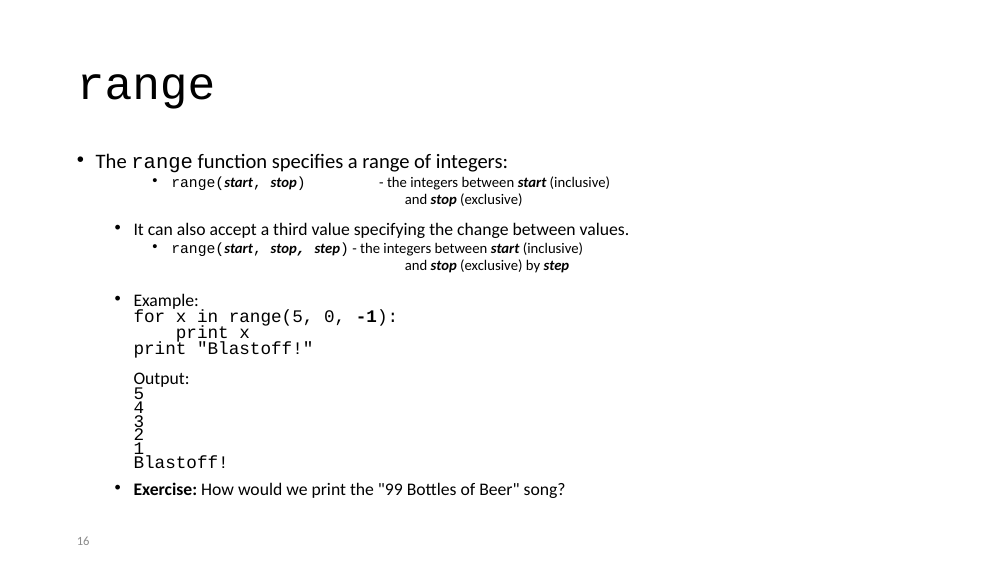
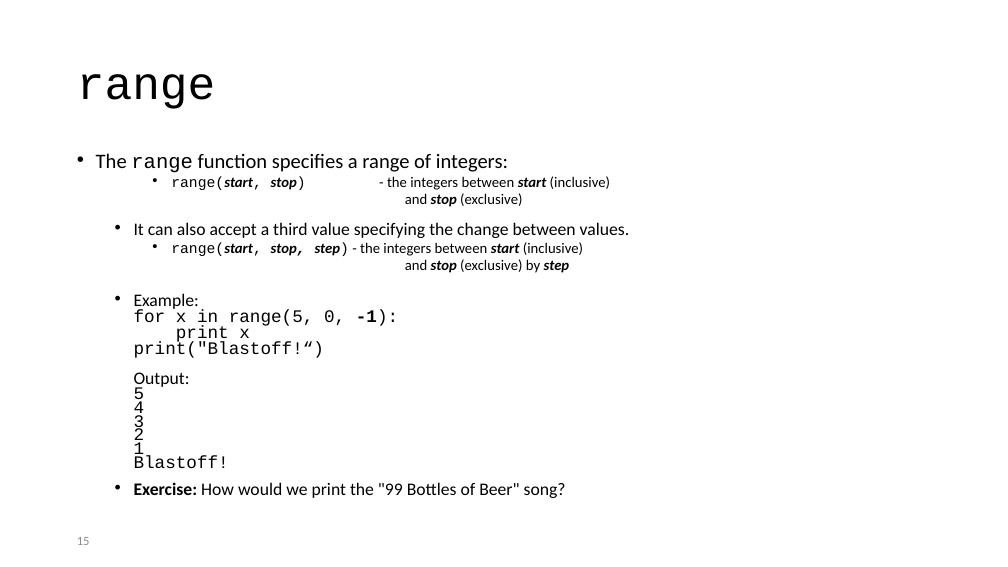
Before and after one commit to MarsUniversity/ece387-robotics, a slide deck: slide 15 of lessons/block_1_basics/lsn4-python.pptx (slide 16 before the commit). Drawn at 1008x567 pixels with LibreOffice and Linux fonts; fonts in the diff are those of the drawing. Boxes give left, top, right and bottom in pixels: in the first picture for what was removed or moved away, otherwise in the second. Text is boxed around its words. In the diff, an @@ line names an element or a change of style, - is before the commit and + after.

```diff
--- a/lessons/block_1_basics/lsn4-python.pptx
+++ b/lessons/block_1_basics/lsn4-python.pptx
@@ text at (134, 342, 325, 358): text changed @@
-  print "Blastoff!"
+  print("Blastoff!“)
```
Also in this commit, not shown: 7 other slides changed.
